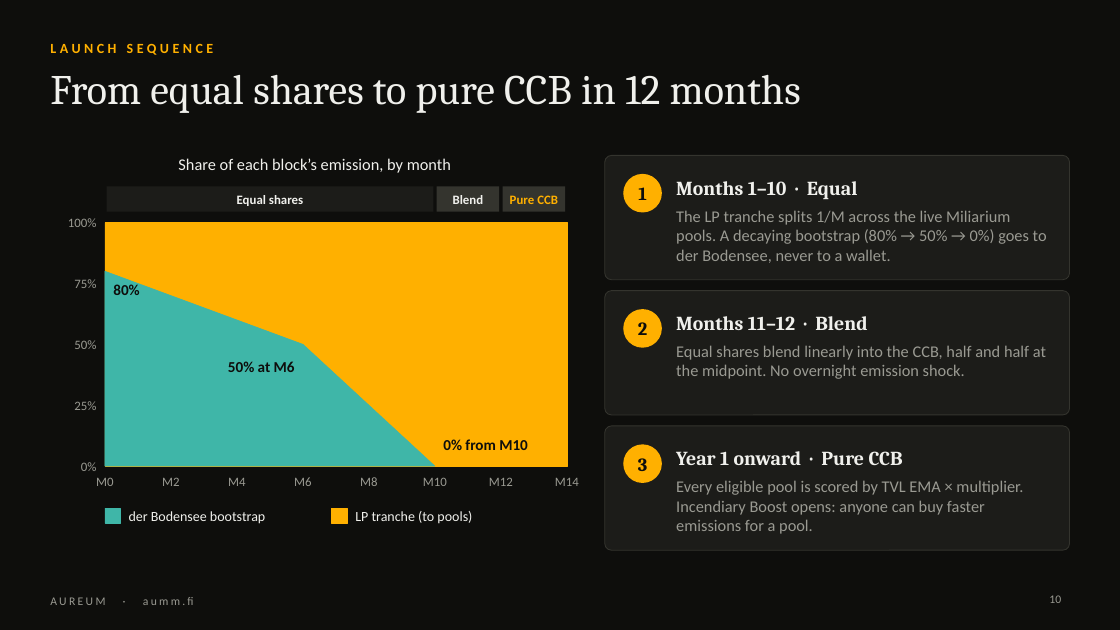
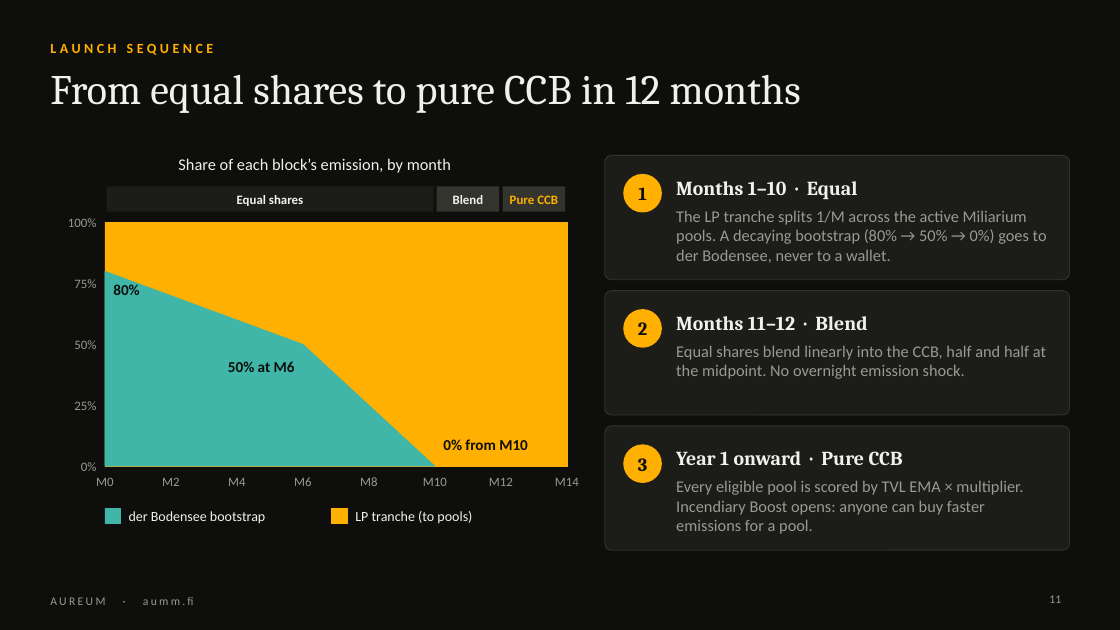
Before and after one commit to aummfi-bit/aumm-site, a slide deck: slide 11 of decks/Aureum_Intro_Nevin.pptx (slide 10 before the commit). Drawn at 1120x630 pixels with LibreOffice and Linux fonts; fonts in the diff are those of the drawing. Boxes give left, top, right and bottom in pixels: in the first picture for what was removed or moved away, otherwise in the second. Text is boxed around its words. In the diff, an @@ line names an element or a change of style, - is before the commit and + after.

```diff
--- a/decks/Aureum_Intro_Nevin.pptx
+++ b/decks/Aureum_Intro_Nevin.pptx
@@ text at bbox=[676, 210, 1047, 263]: text changed @@
-The LP tranche splits 1/M across the live Miliarium pools. A decaying bootstrap (80% → 50% → 0%) goes to der Bodensee, never to a wallet.
+The LP tranche splits 1/M across the active Miliarium pools. A decaying bootstrap (80% → 50% → 0%) goes to der Bodensee, never to a wallet.
@@ page number at bbox=[1049, 595, 1061, 603]: text changed @@
-10
+11
```
Also in this commit, not shown: 10 other slides changed, 1 slide added, 1 other file.
